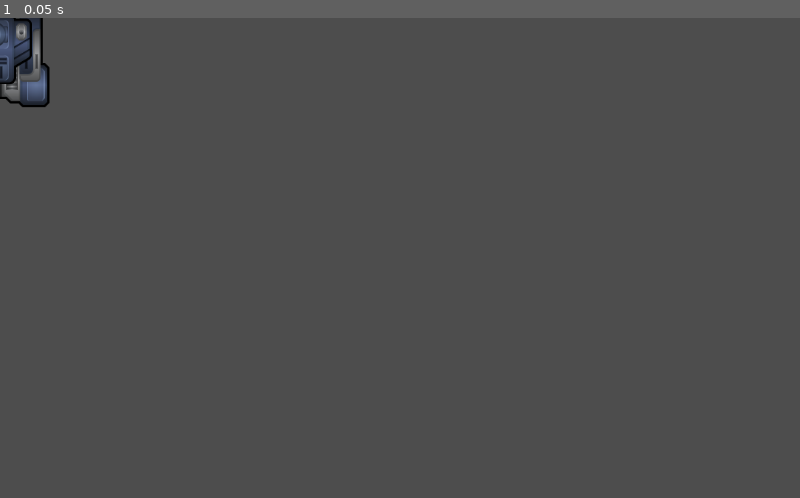
Above: before the commit, frame 1.
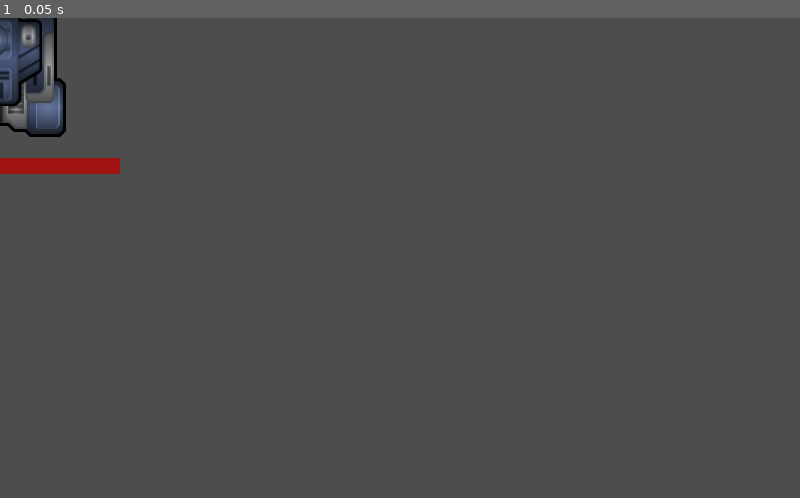
Above: after the commit, the same moment.

Repository: top-it-090304/Selyavi
Game: Godot game, scene res://scenes/Tank/Boss.tscn
Same seed, same stepped clock (60 frames per second), same inputs: the game is played once before the commit and once after it. This scene is started directly instead of the project's main scene.
Inputs:
- Up to frame 1 (0.05 s): no input

The runs differ from the first frame. In frame 1, 1.8% of the frame differs, in the area x 0-15%, y 0-33%.

Commit message:
add hp bar for boss

Diff:
--- a/scripts/Tank/Boss.gd
+++ b/scripts/Tank/Boss.gd
@@ -3,9 +3,13 @@
 var _spawn_timer: Timer
 var _enemy_scene: PackedScene
 
+var _hp_bar: ProgressBar
+
 func _ready():
 	_type_enemy = TypeEnemy.BOSS
 	super._ready()
+
+	_setup_hp_bar()
 
 	_enemy_scene = load("res://scenes/Tank/Enemy.tscn")
 
@@ -15,10 +19,43 @@
 	_spawn_timer.timeout.connect(_spawn_minion)
 	add_child(_spawn_timer)
 
+func _setup_hp_bar():
+	_hp_bar = ProgressBar.new()
+	_hp_bar.max_value = _max_hp
+	_hp_bar.value = _hp
+	_hp_bar.show_percentage = false
+	_hp_bar.size = Vector2(120, 8)
+	_hp_bar.position = Vector2(-60, 70) # Сзади танка (положительный Y)
+
+	# Отрисовка под танком
+	_hp_bar.show_behind_parent = true
+	_hp_bar.z_index = -1
+
+	# Стилизация HP-бара
+	var style_bg = StyleBoxFlat.new()
+	style_bg.bg_color = Color(0.1, 0.1, 0.1, 0.4)
+	_hp_bar.add_theme_stylebox_override("background", style_bg)
+
+	var style_fill = StyleBoxFlat.new()
+	style_fill.bg_color = Color(0.8, 0.0, 0.0, 0.7)
+	_hp_bar.add_theme_stylebox_override("fill", style_fill)
+
+	add_child(_hp_bar)
+
+func take_damage(damage: int):
+	super.take_damage(damage)
+	if _hp_bar:
+		_hp_bar.value = _hp
+
 func _spawn_minion():
 	if not is_instance_valid(_player): return
 
 	var minion = _enemy_scene.instantiate()
+
+	# Ограничиваем типы миньонов (только Light, Medium, Heavy)
+	var allowed_types = [TypeEnemy.LIGHT, TypeEnemy.MEDIUM, TypeEnemy.HEAVY]
+	minion._type_enemy = allowed_types[randi() % allowed_types.size()]
+
 	# Спавним чуть в стороне от босса
 	var offset = Vector2(randf_range(-100, 100), randf_range(-100, 100))
 	minion.global_position = global_position + offset
--- a/scripts/Tank/Enemy.gd
+++ b/scripts/Tank/Enemy.gd
@@ -263,7 +263,7 @@
 			hull_path = "res://assets/future_tanks/PNG/Hulls_Color_D/Hull_03.png"
 			gun_path = "res://assets/future_tanks/PNG/Weapon_Color_D/Gun_08.png"
 			gun_offset = 40.0
-			scale = Vector2(1.5, 1.5)
+			scale = Vector2(2, 2)
 
 	_max_hp = _hp
 	_shoot_timer.wait_time = _fire_rate
Not shown: 1 places in scenes/Tank/Boss.tscn that only renumber resources
Not shown, added: scripts/Tank/Boss.gd.uid
